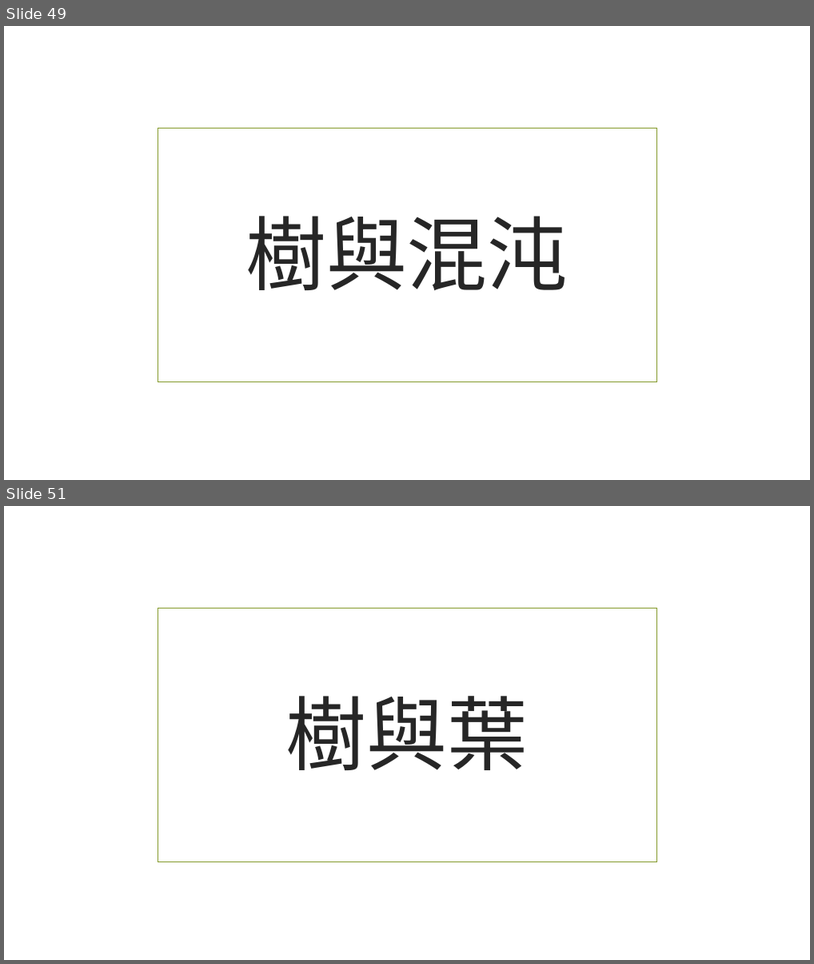
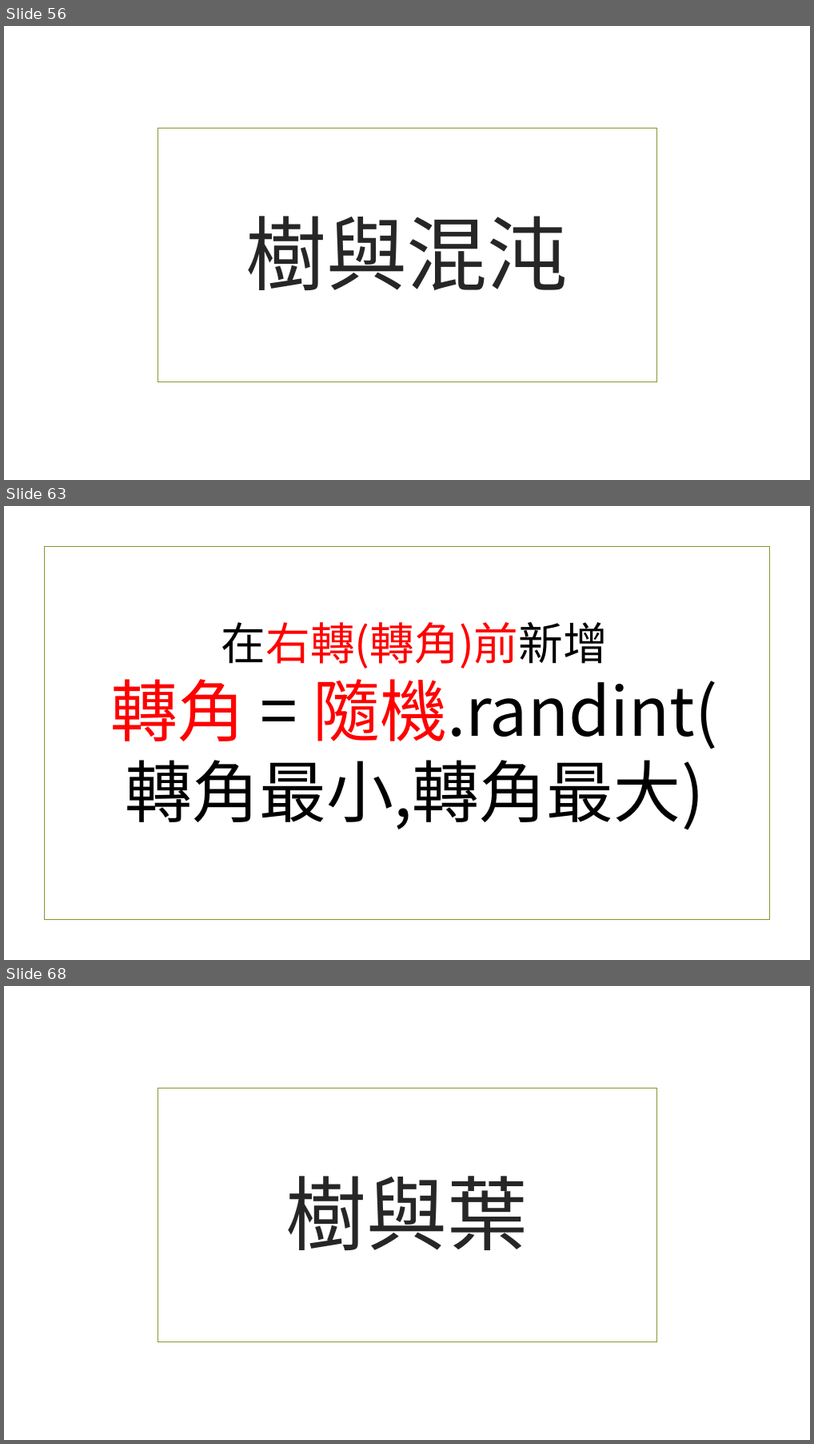
Before and after one commit to beardad1975/py4t, a slide deck: 課程資料/專題-海龜與樹/海龜與樹程式簡報.pptx. Shown one above the other, each under a label of ours: slides 49 and 51 before the commit, slides 56, 63 and 68 after it; the slides between them are not shown. The pictures are 814x964 and 814x1444 pixels, drawn with LibreOffice and Linux fonts; fonts in the diff are those of the drawing; background and template pictures are left out. Boxes give left, top, right and bottom in pixels: in the first picture for what was removed or moved away, otherwise in the second. Text is boxed around its words. In the diff, an @@ line names an element or a change of style, - is before the commit and + after.

```diff
--- a/課程資料/專題-海龜與樹/海龜與樹程式簡報.pptx
+++ b/課程資料/專題-海龜與樹/海龜與樹程式簡報.pptx
@@ slide 63 added at (x1=4, y1=506, x2=810, y2=960), background picture (left out) @@
@@ rectangle added at (x1=44, y1=547, x2=770, y2=920), outline #83992A 1.25 pt @@
@@ title added at (x1=111, y1=622, x2=718, y2=830), 80 pt, text #000000 @@
+在右轉(轉角)前新增
+轉角 = 隨機.randint(
+轉角最小,轉角最大)
@@ what was slide 49 is now slide 56 @@
@@ what was slide 51 is now slide 68 @@
```
Also in this commit, not shown: 15 slides changed, 26 other slides added, 21 other files.
